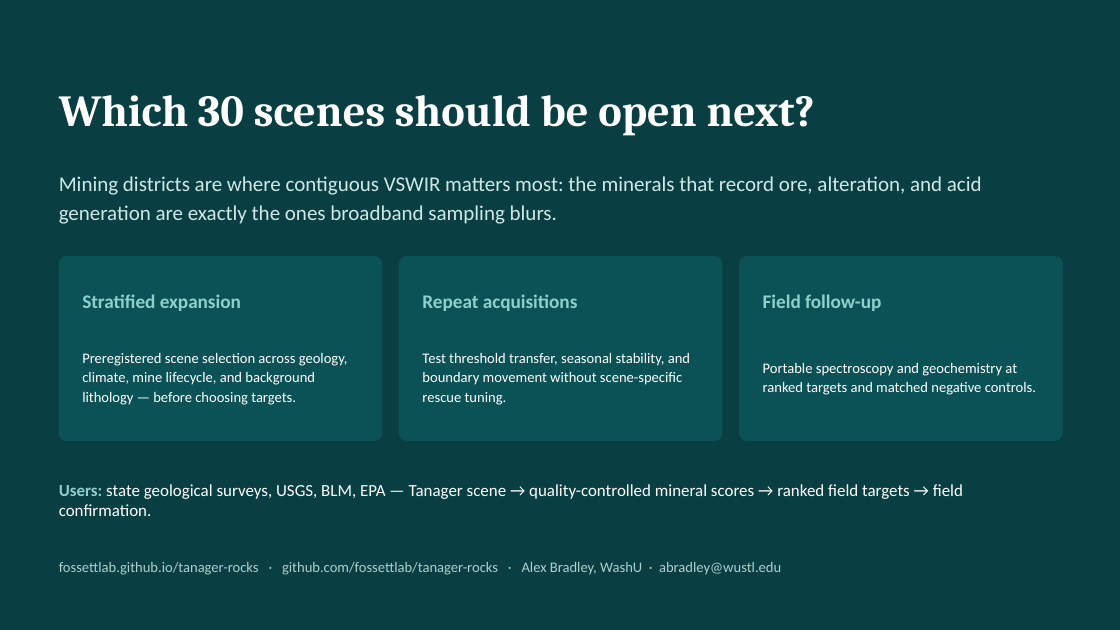
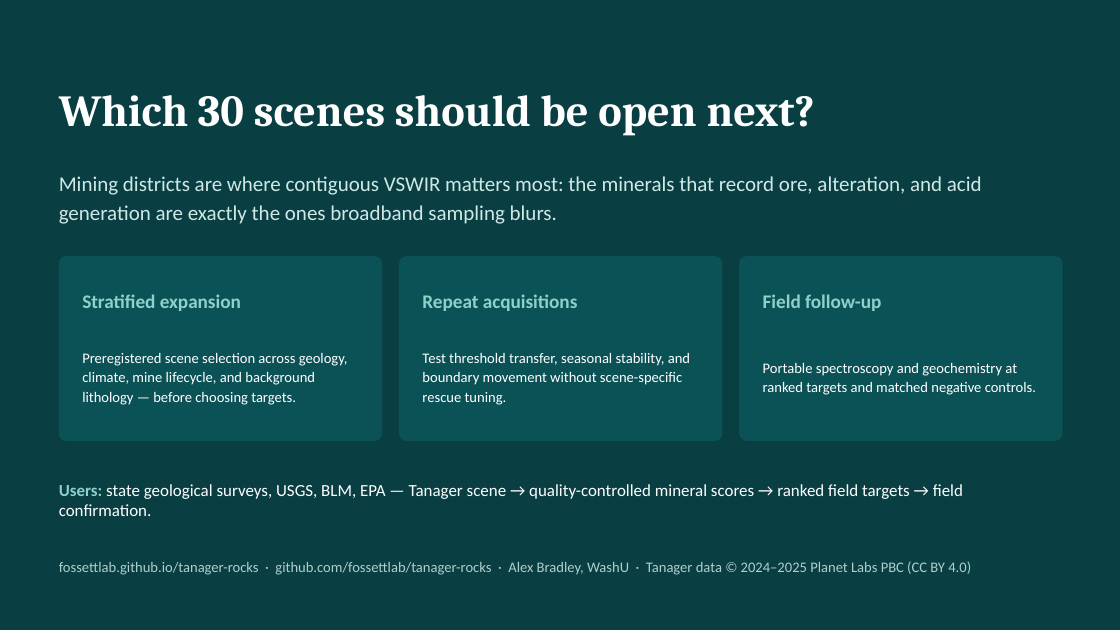
Before and after one commit to fossettlab/tanager-minmap, a slide deck: slide 9 of submission/tanager_rocks_deck.pptx. Drawn at 1120x630 pixels with LibreOffice and Linux fonts; fonts in the diff are those of the drawing. Boxes give left, top, right and bottom in pixels: in the first picture for what was removed or moved away, otherwise in the second. Text is boxed around its words. In the diff, an @@ line names an element or a change of style, - is before the commit and + after.

Commit message:
Gloss dataset and method names for non-specialist readers
Spell out the USGS spectral library version behind the splib07a release
name, expand Al-OH on first use, replace release-engineering vocabulary in
prose, and add the Planet data credit to the memo and deck.

```diff
--- a/submission/tanager_rocks_deck.pptx
+++ b/submission/tanager_rocks_deck.pptx
@@ text at [59, 561, 971, 575]: text changed @@
-fossettlab.github.io/tanager-rocks · github.com/fossettlab/tanager-rocks · Alex Bradley, WashU · abradley@wustl.edu
+fossettlab.github.io/tanager-rocks · github.com/fossettlab/tanager-rocks · Alex Bradley, WashU · Tanager data © 2024–2025 Planet Labs PBC (CC BY 4.0)
```
Also in this commit, not shown: 3 other slides changed, 3 other files.
